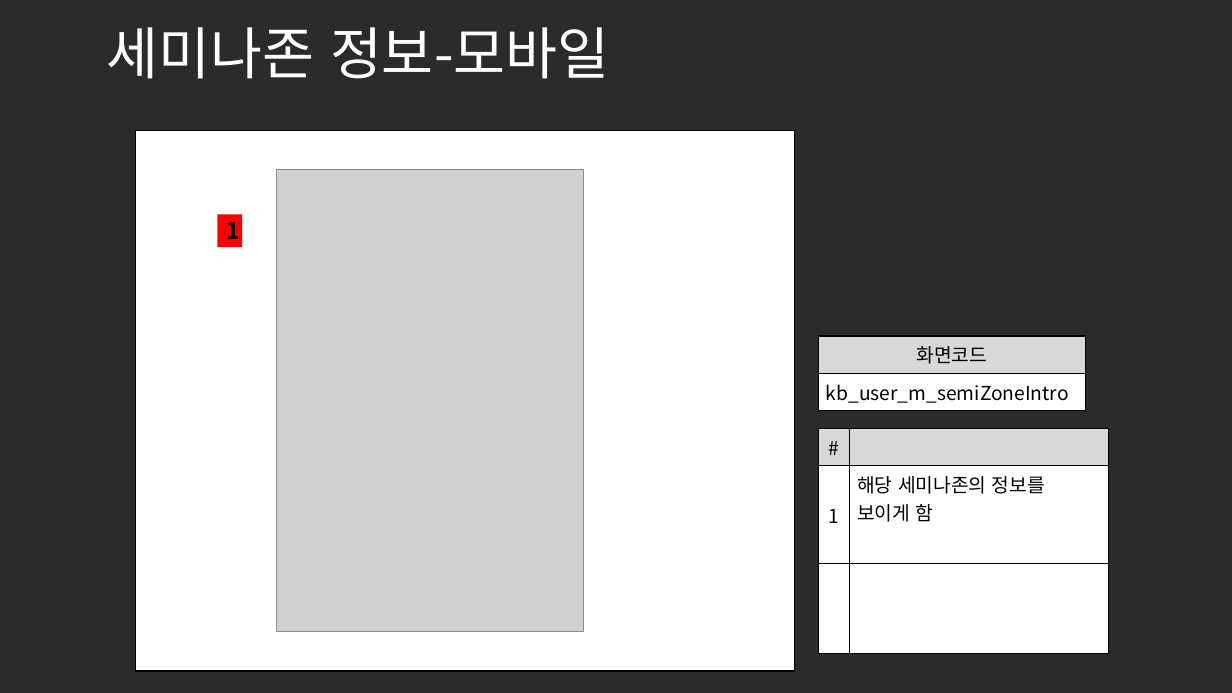
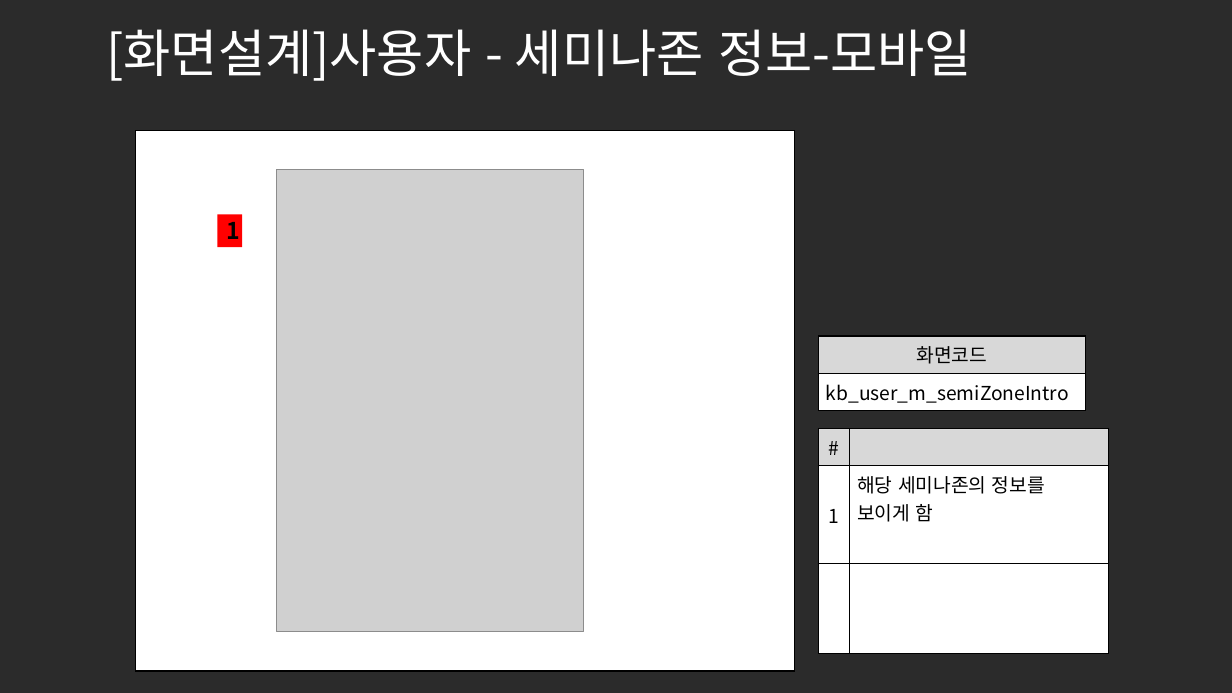
Before and after one commit to ezenteam2/e-Zone, a slide deck: slide 10 of 0 발표용 파워포인트/project05 - 파워포인트 종합 - 기범.pptx. Drawn at 1232x693 pixels with LibreOffice and Linux fonts; fonts in the diff are those of the drawing; grey boxes stand for pictures; background and template pictures are left out; a plain dark background stands for a picture behind light text. Boxes give left, top, right and bottom in pixels: in the first picture for what was removed or moved away, otherwise in the second. Text is boxed around its words. In the diff, an @@ line names an element or a change of style, - is before the commit and + after.

```diff
--- a/0 발표용 파워포인트/project05 - 파워포인트 종합 - 기범.pptx
+++ b/0 발표용 파워포인트/project05 - 파워포인트 종합 - 기범.pptx
@@ title at box(106, 29, 972, 81): text changed; size 44 to 40 pt @@
-세미나존 정보-모바일
+[화면설계]사용자 - 세미나존 정보-모바일
```
Also in this commit, not shown: 16 other slides changed.
